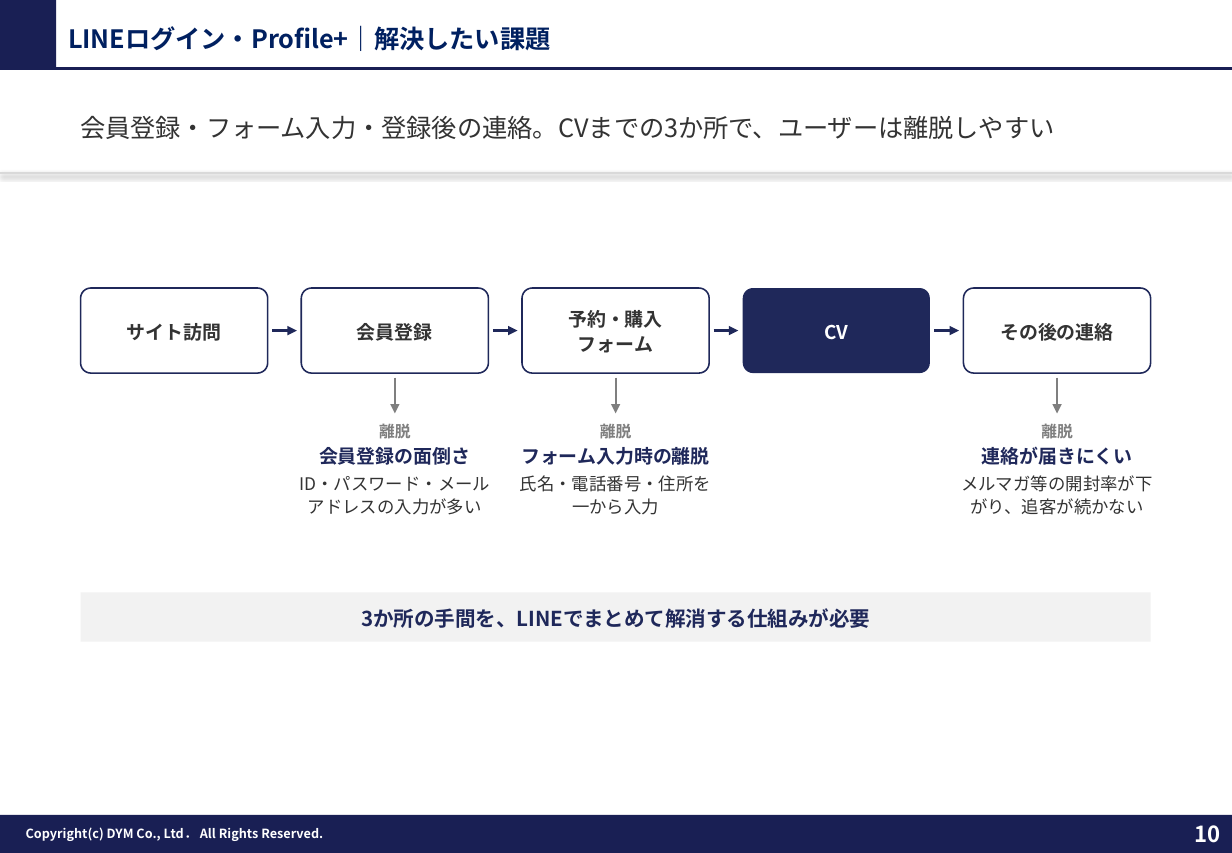
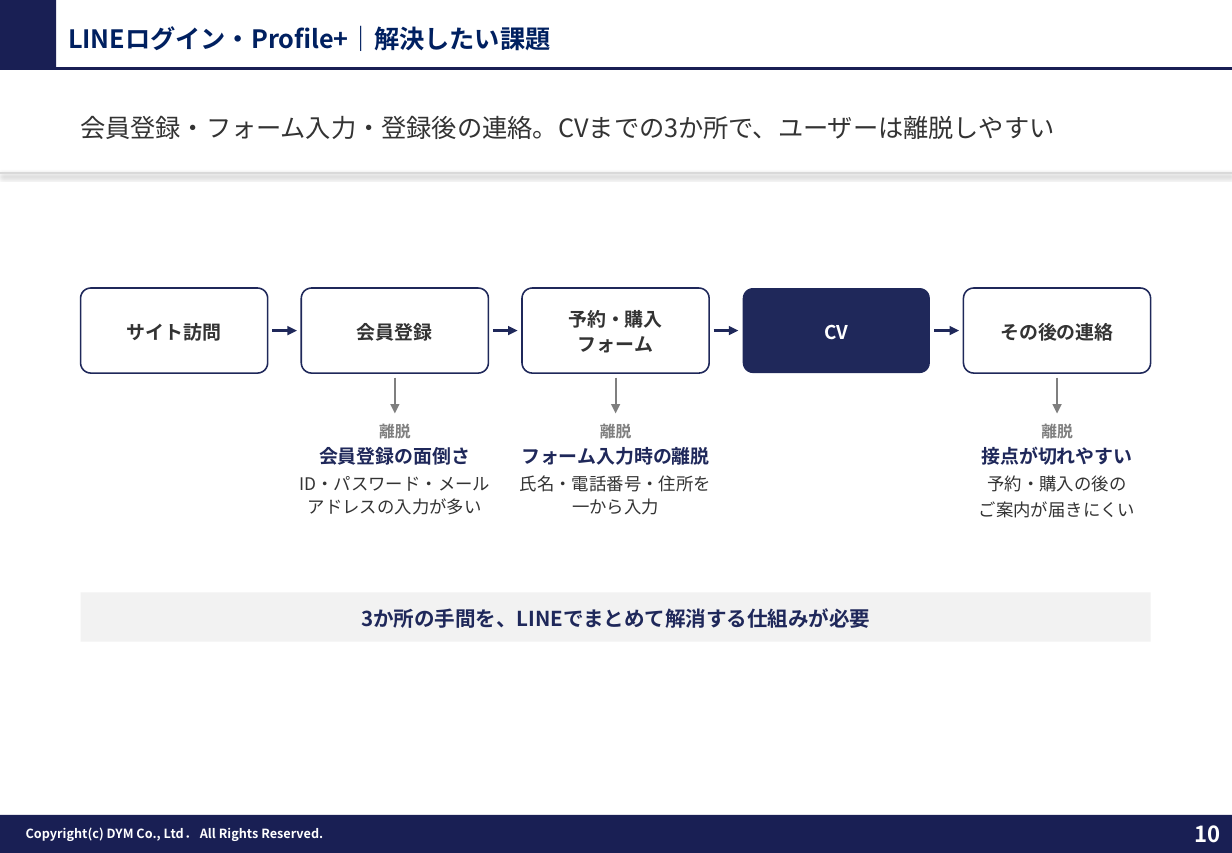
Before and after one commit to tonomura-r-dev/folder, a slide deck: slide 10 of 20261027_LINEログイン・Profile+のご提案ver1.0.pptx. Drawn at 1232x853 pixels with LibreOffice and Linux fonts; fonts in the diff are those of the drawing; background and template pictures are left out. Boxes give left, top, right and bottom in pixels: in the first picture for what was removed or moved away, otherwise in the second. Text is boxed around its words. In the diff, an @@ line names an element or a change of style, - is before the commit and + after.

```diff
--- a/20261027_LINEログイン・Profile+のご提案ver1.0.pptx
+++ b/20261027_LINEログイン・Profile+のご提案ver1.0.pptx
@@ text at (979,446,1135,518): text changed @@
-連絡が届きにくい
-メルマガ等の開封率が下がり、追客が続かない
+接点が切れやすい
+予約・購入の後の
+ご案内が届きにくい
```
Also in this commit, not shown: 2 other files.
